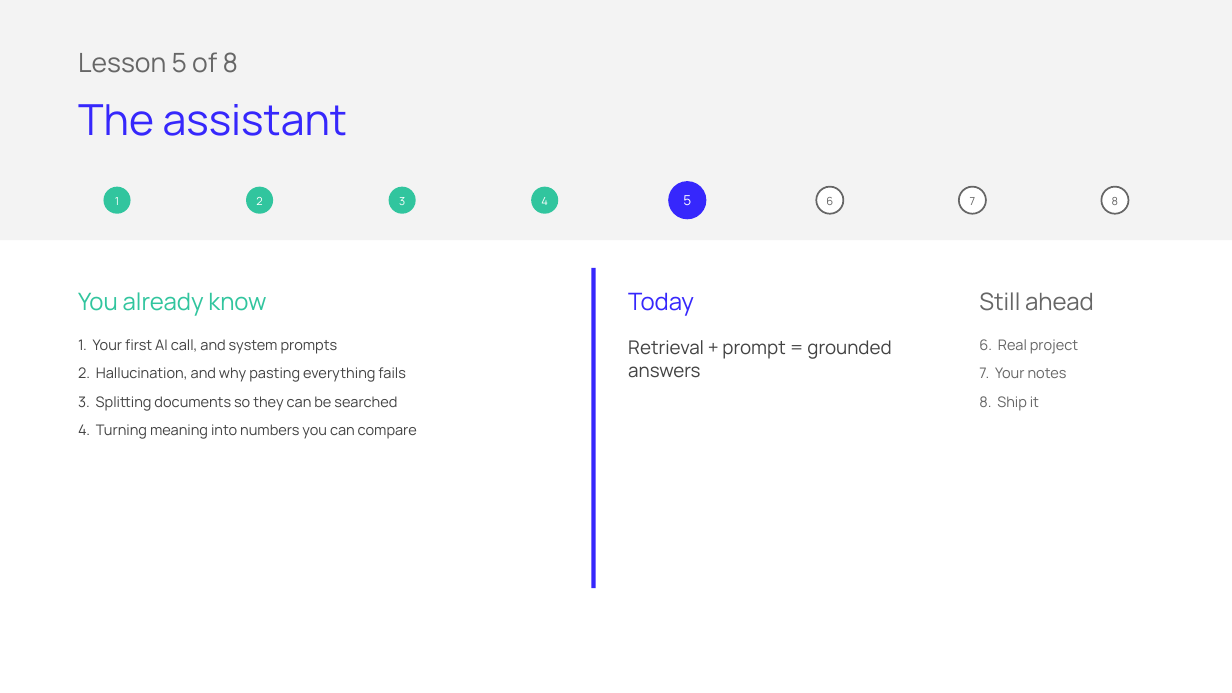
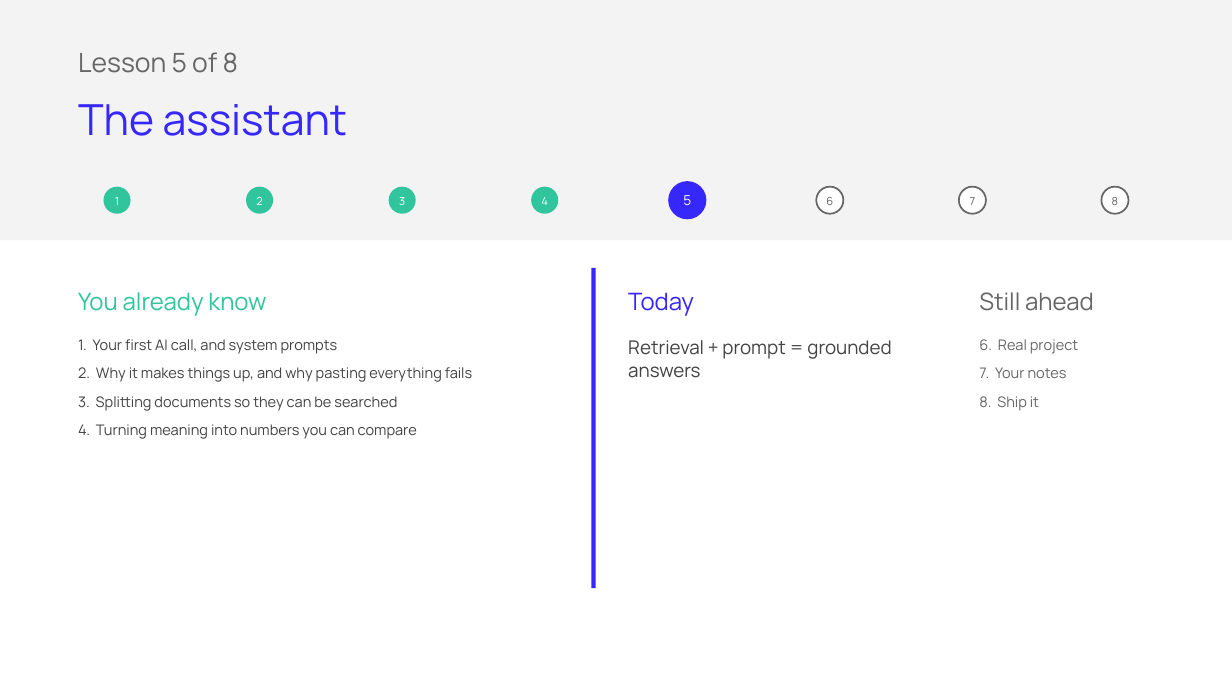
Before and after one commit to ArtyoMKo/tumo_month_workshop, a slide deck: slide 1 of slides/Lesson 5 - Building the RAG Assistant.pptx. Drawn at 1232x693 pixels with LibreOffice and Linux fonts; fonts in the diff are those of the drawing. Boxes give left, top, right and bottom in pixels: in the first picture for what was removed or moved away, otherwise in the second. Text is boxed around its words. In the diff, an @@ line names an element or a change of style, - is before the commit and + after.

```diff
--- a/slides/Lesson 5 - Building the RAG Assistant.pptx
+++ b/slides/Lesson 5 - Building the RAG Assistant.pptx
@@ text at [78, 367, 472, 382]: text changed @@
-2. Hallucination, and why pasting everything fails
+2. Why it makes things up, and why pasting everything fails
```
Also in this commit, not shown: 2 other slides changed, 3 other files.
